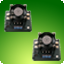
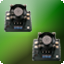
The second 64px x 64px image is a revision of the first. Changes to its layers:
pixels changed over <box>0,0,64,64</box> (layer not identified)
